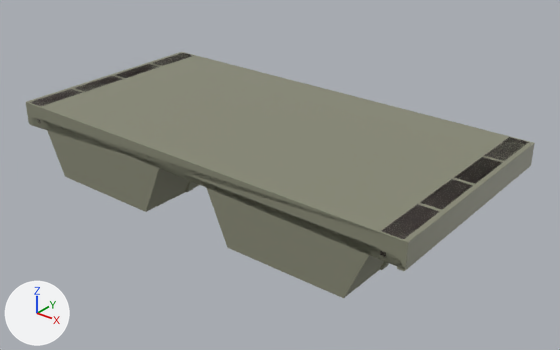
The FBX model unity/Assets/Models/Paths/p462/body_close.fbx, before and after one commit.
Before and after are seen from a 50 mm lens placed at (9.97, -9.42, 6.23), pointed at (0.39, 2.56, -1.19). Every picture has the same lights, and +X, +Y and +Z are marked at lower left. The picture after the commit comes second. Where no turn or scale is listed for an object, it has been applied to the vertices.

Objects in the first picture: 'p462_body_close'.
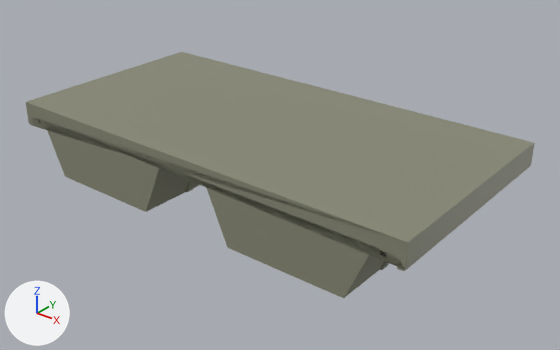
Pixel boxes (x1, y1, x2, y2) of what changed, in the pictures (560 x 350 px):
part 1 of me_p421_bodyelevatedclose_001, deleted: before (30, 53, 529, 239)

The change, as a diff of the scene's bpy script:
```diff
--- a/unity/Assets/Models/Paths/p462/body_close.fbx.py
+++ b/unity/Assets/Models/Paths/p462/body_close.fbx.py
@@ me_p421_bodyelevatedclose_001 @@
 # used by ob_p462_body_close; location = (0.0, 0.0, 0.0)
-me_p421_bodyelevatedclose_001.from_pydata(...)  # 152 vertices, 128 faces; spans x -5.0..5.0, y 0.0..5.0, z -1.55..0.0
+me_p421_bodyelevatedclose_001.from_pydata(...)  # 88 vertices, 80 faces; spans x -5.0..5.0, y 0.0..5.0, z -1.55..0.0
+# me_p421_bodyelevatedclose_001 part 1: 8 loose pieces with 64 vertices, spanning x -4.9..4.9, y 0.04..4.96, z -0.03..0.0, are deleted
 me_p421_bodyelevatedclose_001.materials.append(mat_path_concrete)
```
